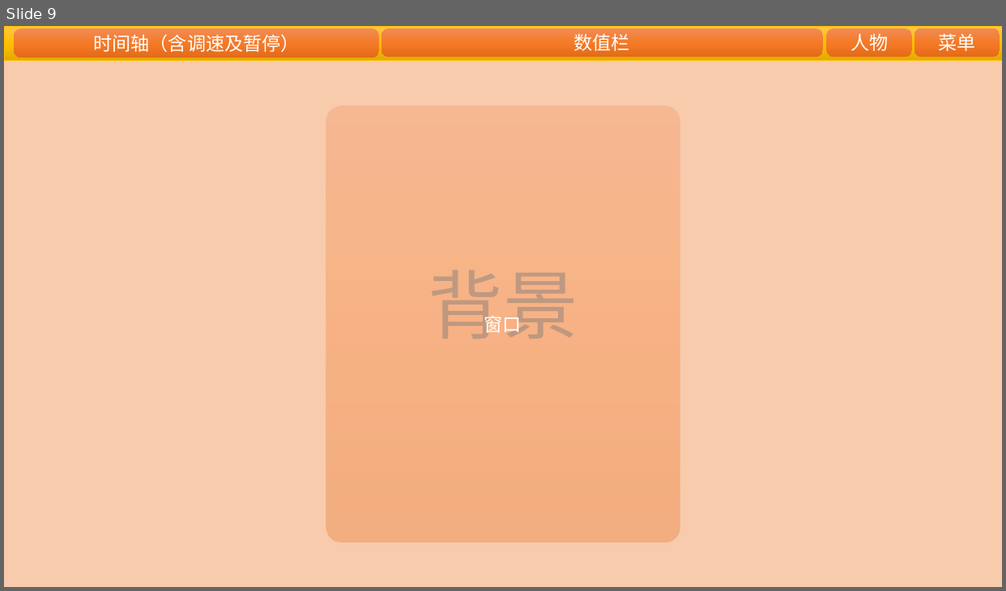
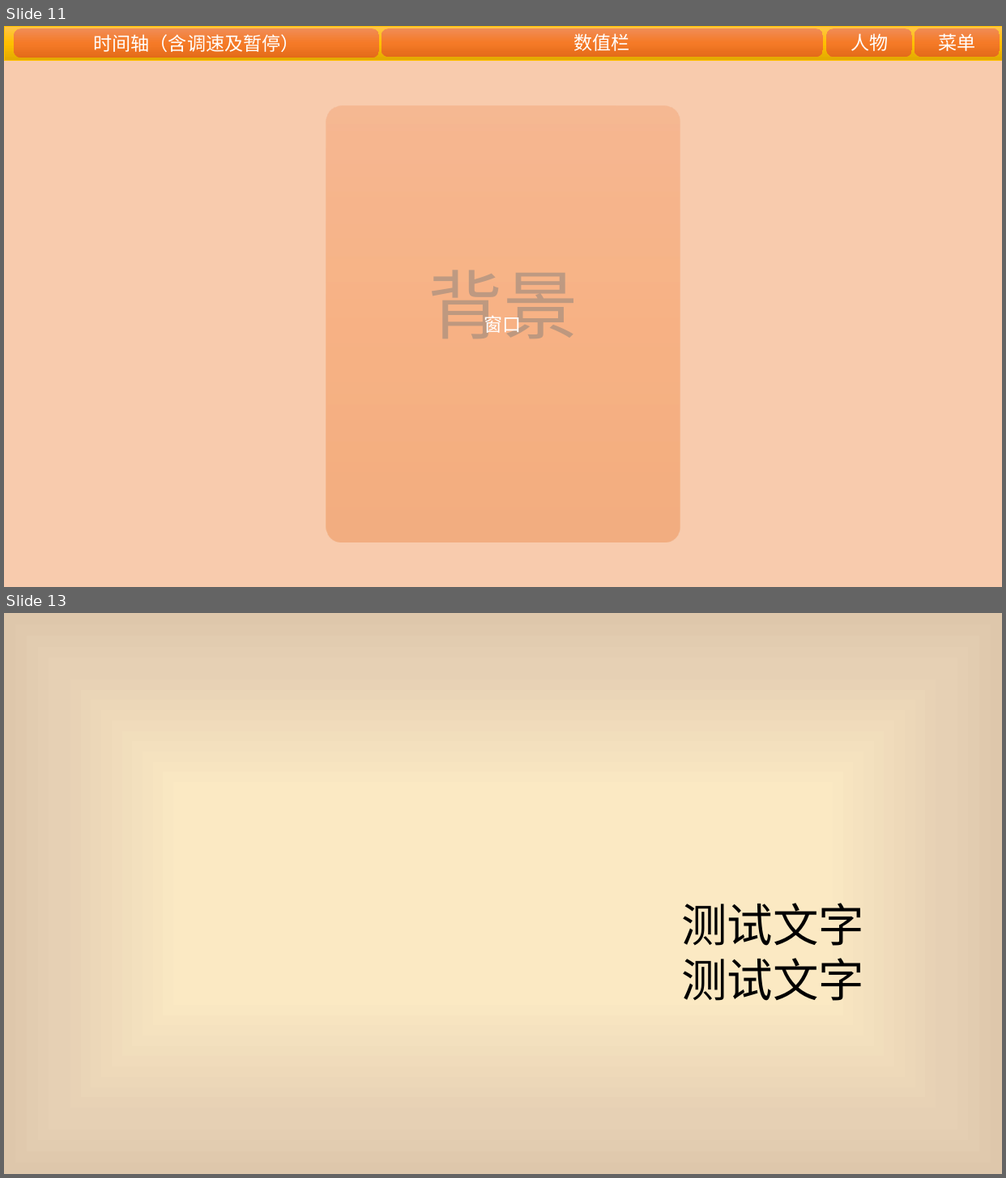
Before and after one commit to CommonAnts/OIASG, a slide deck: docs/界面布局.pptx. Shown one above the other, each under a label of ours: slide 9 before the commit, slides 11 and 13 after it; the slides between them are not shown. The pictures are 1006x591 and 1006x1178 pixels, drawn with LibreOffice and Linux fonts; fonts in the diff are those of the drawing. Boxes give left, top, right and bottom in pixels: in the first picture for what was removed or moved away, otherwise in the second. Text is boxed around its words. In the diff, an @@ line names an element or a change of style, - is before the commit and + after.

```diff
--- a/docs/界面布局.pptx
+++ b/docs/界面布局.pptx
@@ slide 13 added at bbox=[4, 613, 1002, 1174], background gradient #FBE9C3 to #E6D0B4 to #DEC7AB @@
@@ text added at bbox=[681, 903, 864, 1001], 44 pt, text #000000 @@
+测试文字
+测试文字
@@ what was slide 9 is now slide 11 @@
```
Also in this commit, not shown: 3 other slides added, 19 other files.
